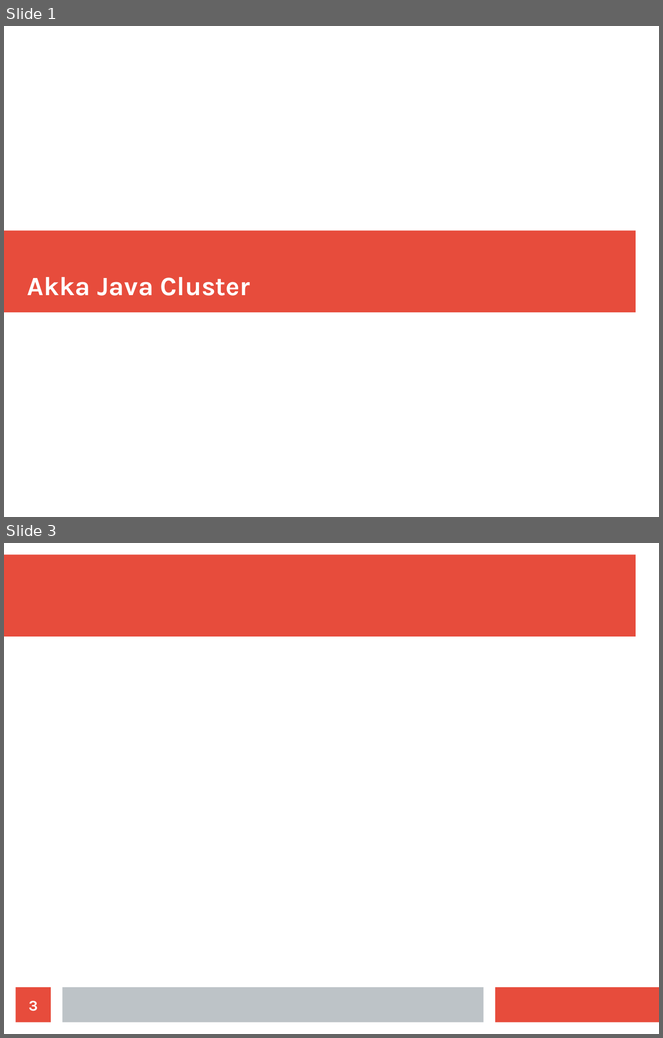
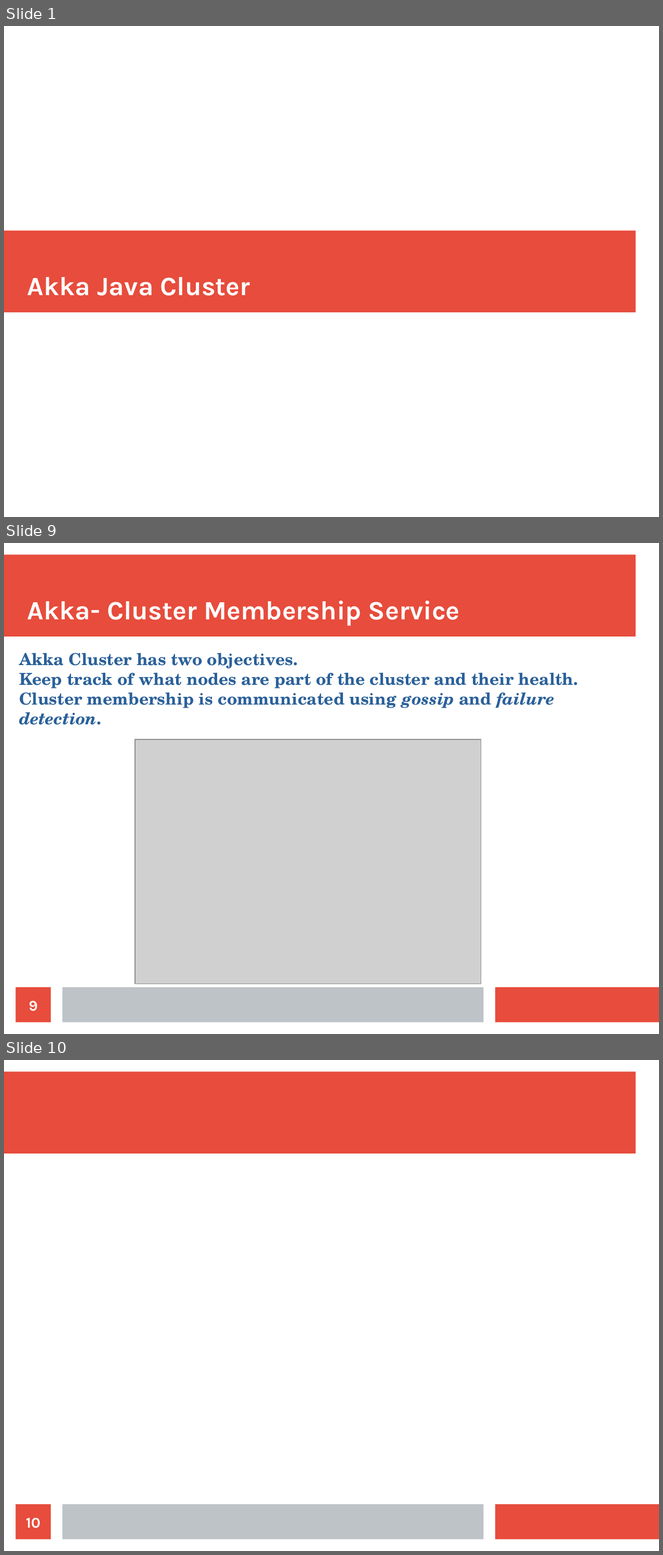
Before and after one commit to bytemania/akka-java-cluster, a slide deck: src/main/resources/res/presentation.odp. Shown one above the other, each under a label of ours: slides 1 and 3 before the commit, slides 1, 9 and 10 after it; the slides between them are not shown. The pictures are 663x1038 and 663x1555 pixels, drawn with LibreOffice and Linux fonts; fonts in the diff are those of the drawing; grey boxes stand for pictures. Boxes give left, top, right and bottom in pixels: in the first picture for what was removed or moved away, otherwise in the second. Text is boxed around its words. In the diff, an @@ line names an element or a change of style, - is before the commit and + after.

```diff
--- a/src/main/resources/res/presentation.odp
+++ b/src/main/resources/res/presentation.odp
@@ slide 9 added at box(4, 543, 659, 1034), background #FFFFFF; not listed: 3 template elements that a slide beside it also shows @@
@@ title added at box(27, 601, 460, 626), 32 pt, text #FFFFFF, bold @@
+Akka- Cluster Membership Service
@@ text added at box(19, 653, 579, 725), 20 pt, text #2A6099, bold @@
+Akka Cluster has two objectives.
+Keep track of what nodes are part of the cluster and their health.
+Cluster membership is communicated using gossip and failure detection.
@@ picture added at box(135, 740, 481, 985) @@
@@ page number added at box(16, 988, 51, 1023), fill #E74C3C, 18 pt, text #FFFFFF, bold @@
+9
@@ what was slide 3 is now slide 10 @@
@@ page number at box(26, 1518, 40, 1529): text changed @@
-3
+10
```
Also in this commit, not shown: 8 other slides added, 1 slide removed, 2 other files.
